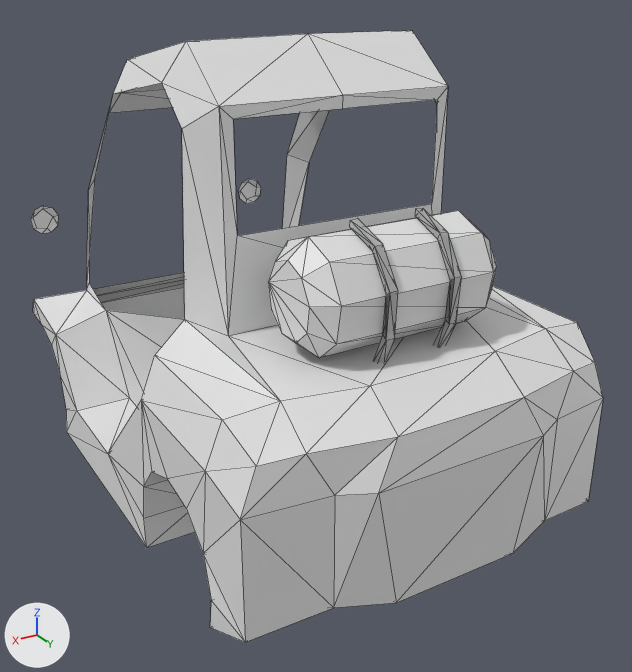
An edit to the Blender file Assets/Meshes/Cars/forkliftMesh.blend, drawn before and after from the same camera.
Both versions are drawn from a 50 mm camera at (0.977, 1.887, 1.26) aimed at (-0.066, 0.15, 0.391). The axes (+X, +Y, +Z) are drawn at lower left. The lights are the same throughout. Mesh edges are drawn as thin lines. The same objects are shown in both versions, whatever each file hides.

Names of what the first picture shows: 'backTankBroken', 'body', 'lightsF'.
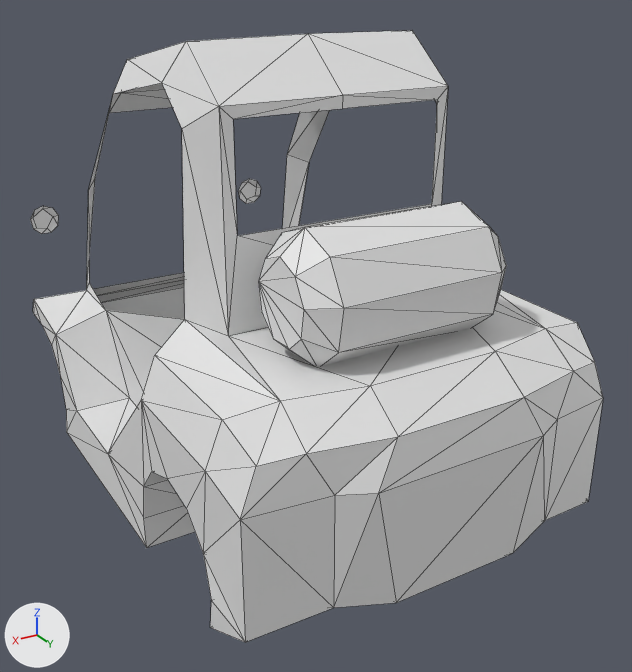
Where the newer file only moved an object's origin or applied its transform, the numbers keep the older frame.

Changed parts and their boxes (x1, y1, x2, y2) in the pictures (632 x 672 px):
'backTankBroken', reshaped: before (268, 211, 497, 358); after (258, 201, 506, 367)
part 1 of me_cube_002, deleted: before (415, 208, 462, 347)
part 2 of me_cube_002, deleted: before (350, 219, 398, 363)

What the commit changed:
me_cube_002 has 200 vertices, 370 faces and spans x -0.466..0.466, y -0.571..0.809, z -0.014..1.065.
me_cube_002 is used by ob_body; location (0.0, 0.0, 0.053).
me_cube_002 part 1: the loose piece of 20 vertices spanning x -0.087..-0.065, y 0.529..0.664, z 0.474..0.752 is deleted.
me_cube_002 part 2: the loose piece of 20 vertices spanning x 0.065..0.087, y 0.529..0.664, z 0.474..0.752 is deleted.
me_cube_013 is used by ob_backtankbroken; location (0.0, 0.0, 0.053).
me_cube_013 had 76 vertices, 140 faces and spanned x -0.223..0.223, y 0.411..0.664, z 0.474..0.752.
me_cube_013 now has 36 vertices, 68 faces and spans x -0.241..0.241, y 0.393..0.666, z 0.483..0.751.
me_cube_013 part 3: the loose piece of 36 vertices spanning x -0.223..0.223, y 0.411..0.648, z 0.5..0.733 is rebuilt with 36 vertices and now spans x -0.241..0.241, y 0.393..0.666, z 0.483..0.751.
